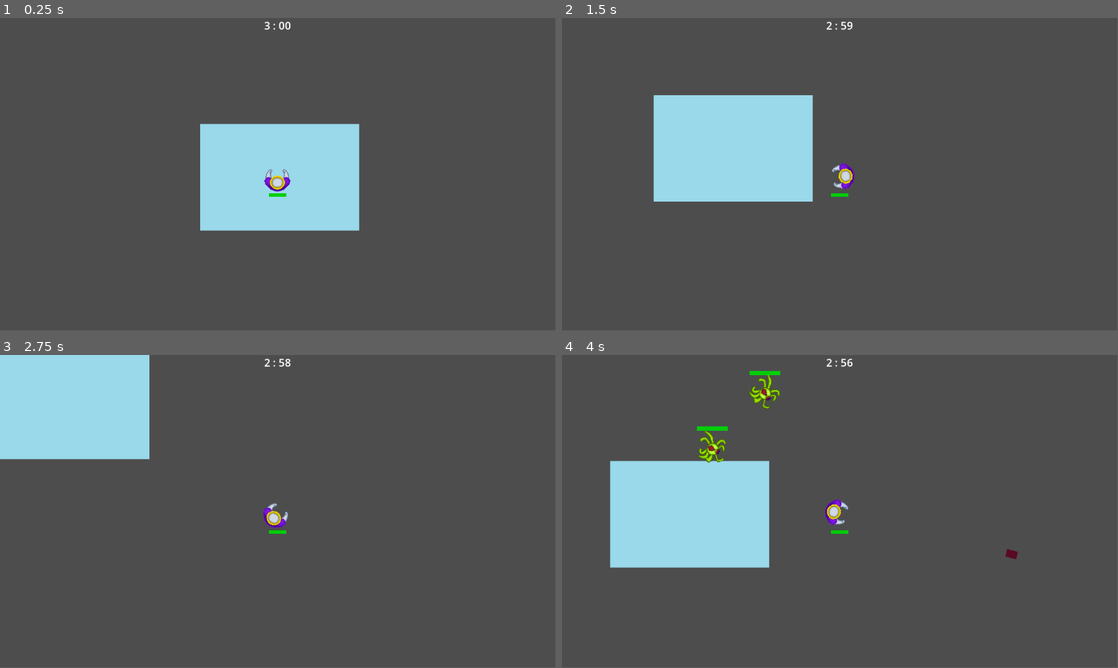
Above: before the commit, frames 1-4 (two rows, left to right).
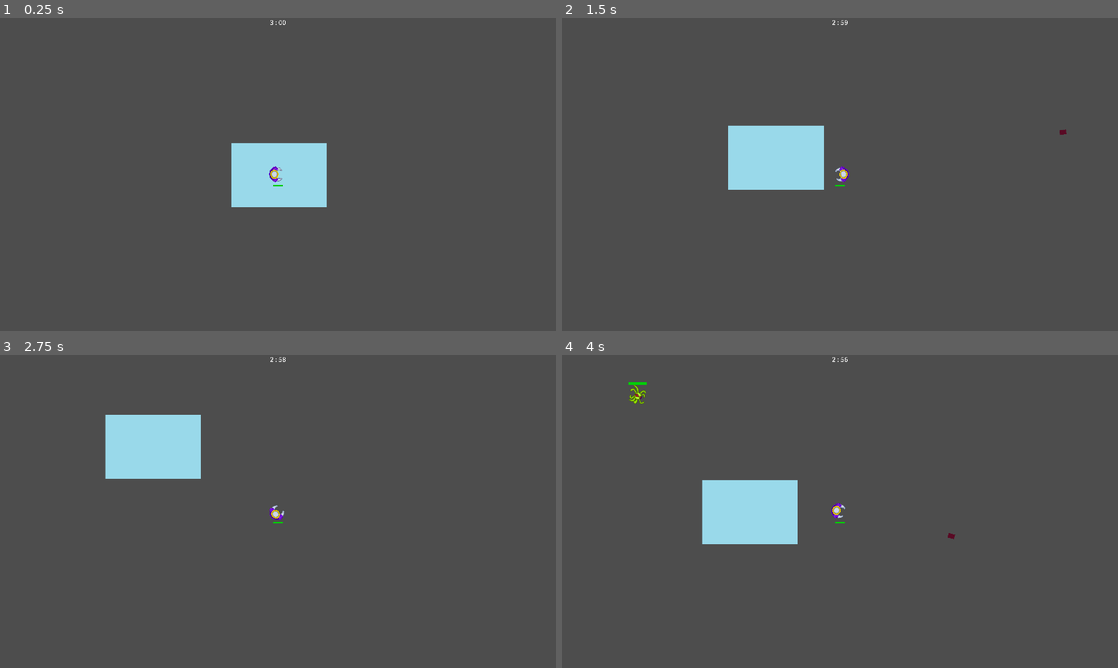
Above: after the commit, the same moments.

Repository: MichaelFar/Metalheads-and-Monarchs
Game: Godot game, scene res://Scenes/debug_ai_level.tscn
The game is run twice, just before and just after one commit, with the same random seed, the same clock (stepped at 60 frames per second) and the same inputs.
Inputs (mouse positions are in pixels of both pictures, inside the frame that each line leads up to):
- Up to frame 1 (0.25 s): no input
- Up to frame 2 (1.5 s): tap Enter at 0.5 s; move the mouse to (962, 158) at 0.52 s; press the mouse at (962, 158) at 0.53 s; hold D (Right) 0.53-1.28 s; move the mouse to (728, 190) at 1.27 s; release the mouse at (728, 190) at 1.28 s; hold S (Down) from 1.28 s (still down); tap Mouse wheel down (Switch_weapon_down) at 1.35 s
- Up to frame 3 (2.75 s): move the mouse to (333, 442) at 2.02 s; release S (Down) at 2.03 s; hold D (Right) from 2.03 s (still down); tap Mouse wheel up (Switch_weapon_up) at 2.1 s
- Up to frame 4 (4 s): move the mouse to (812, 574) at 2.77 s; release D (Right) at 2.78 s; hold W (Up) 2.78-3.53 s; tap M (spawn) at 2.85 s; move the mouse to (1006, 558) at 3.52 s; press the mouse at (1006, 558) at 3.53 s; hold A (Left) from 3.53 s (still down)
In our replay, the window is 799x449 before the commit and 800x450 after it. These sizes can differ from the game's own. Grey fills any space a smaller window leaves; there, only what the larger window draws over its background counts as a difference.

The runs differ from the first frame. In frame 1, 6.7% of the frame differs, in the area x 36-65%, y 0-68%; in frame 2, 7.4%; in frame 3, 11%, in the area x 0-53%, y 0-58%; in frame 4, 9.6%.

Commit message:
Bullet class experiments

Diff:
--- a/Projectiles/bullet.tscn
+++ b/Projectiles/bullet.tscn
@@ -33,6 +33,6 @@
 shape = SubResource("CapsuleShape2D_l0h65")
 
 [connection signal="timeout" from="Lifetime" to="." method="_on_lifetime_timeout"]
-[connection signal="area_entered" from="Hitbox" to="." method="_on_hitbox_area_entered"]
+[connection signal="area_entered" from="Hitbox" to="." method="area_detection"]
 
 [editable path="Hitbox"]
--- a/Scenes/player.tscn
+++ b/Scenes/player.tscn
@@ -1,10 +1,11 @@
-[gd_scene load_steps=12 format=3 uid="uid://bctihlcscxsex"]
+[gd_scene load_steps=13 format=3 uid="uid://bctihlcscxsex"]
 
 [ext_resource type="Script" path="res://Scripts/player.gd" id="1_a1pkj"]
 [ext_resource type="Texture2D" uid="uid://byum858vjms7k" path="res://Sprites/Monarch 10_27.png" id="2_s88yn"]
 [ext_resource type="PackedScene" uid="uid://bo7atiusshn2u" path="res://Scenes/screen_text.tscn" id="3_s6lj3"]
 [ext_resource type="PackedScene" uid="uid://qsyon56njct6" path="res://Scenes/playerweapon_changer.tscn" id="4_5tbpb"]
 [ext_resource type="PackedScene" uid="uid://ccehvpa1qxbu8" path="res://Projectiles/bullet.tscn" id="4_k33jy"]
+[ext_resource type="PackedScene" uid="uid://blhxraqgaht4t" path="res://test_bullet_2.tscn" id="7_t8rsk"]
 [ext_resource type="PackedScene" uid="uid://cscwrtnkcq8r5" path="res://Scenes/hurtbox.tscn" id="7_w5vy5"]
 [ext_resource type="PackedScene" uid="uid://ch5u5wujtbli8" path="res://Scenes/healthbar.tscn" id="8_h3l8k"]
 [ext_resource type="PackedScene" uid="uid://bmjjbqwr57nge" path="res://Scenes/spawner.tscn" id="9_5t8gu"]
@@ -55,11 +56,11 @@
 shape = SubResource("CircleShape2D_3vkrt")
 
 [node name="Camera2D" type="Camera2D" parent="."]
-position = Vector2(0, -5)
 
 [node name="ScreenText" parent="Camera2D" instance=ExtResource("3_s6lj3")]
 offset_top = 20.0
 offset_bottom = 20.0
+metadata/_edit_use_anchors_ = true
 
 [node name="Cooldown_timer" type="Timer" parent="."]
 wait_time = 0.291
@@ -71,15 +72,17 @@
 gun_offset = NodePath("../Graphics/Gun_offset")
 
 [node name="ResourcePreloader" type="ResourcePreloader" parent="."]
-resources = [PackedStringArray("bullet"), [ExtResource("4_k33jy")]]
+resources = [PackedStringArray("bullet", "test_bullet_2"), [ExtResource("4_k33jy"), ExtResource("7_t8rsk")]]
 
 [node name="Control" parent="." instance=ExtResource("8_h3l8k")]
+metadata/_edit_use_anchors_ = true
 
 [node name="ProgressBar" parent="Control" index="0"]
 offset_left = -18.0
 offset_top = 35.0
 offset_right = 18.0
 offset_bottom = 42.0
+metadata/_edit_use_anchors_ = true
 
 [node name="Spawner" parent="." instance=ExtResource("9_5t8gu")]
 
--- a/Scripts/chase_ai.gd
+++ b/Scripts/chase_ai.gd
@@ -63,8 +63,6 @@
 				print("Shader is now unapplied")
 		move_and_slide()
 
-
-
 func _on_hurtbox_area_entered(area):
 	if(area.name == "Hitbox" && !area.owner.has_method("get_node_type")):
 
--- a/Scripts/globals.gd
+++ b/Scripts/globals.gd
@@ -7,6 +7,7 @@
 var activeEnemies = []
 
 func reset_game():
+
 	var newPlayer = preload("res://Scenes/player.tscn")
 	for i in activeEnemies:
 		i.queue_free()
--- a/Scripts/playerbullet.gd
+++ b/Scripts/playerbullet.gd
@@ -1,31 +1,34 @@
 extends CharacterBody2D
+
+class_name bullet
+
 @export var speed = 2500
 
 @export var damage = 10.0
-@export var spreadRange : float = 500.0
+@export var spreadRange : float = 250.0
 @export var KBStrength = 0.5 #This is multiplied by the enemy's max speed to get knockback value
 var yInfluence = 0.0
 var xInfluence = 0.0
 var influenceVector = Vector2.ZERO
 
 func _ready():
-	look_at(transform.x)
-	var randObj = RandomNumberGenerator.new()
-	xInfluence = randObj.randf_range(-1.0 * spreadRange, spreadRange)
-	yInfluence = randObj.randf_range(-1.0 * spreadRange, spreadRange)
-	influenceVector = Vector2(xInfluence, yInfluence)
+
+	initialize()
 
 func _physics_process(delta):
 
-	velocity = transform.x * speed
-	velocity += influenceVector.normalized() * yInfluence
-	move_and_slide()
+	move_bullet()
 
 func _on_lifetime_timeout():
 	queue_free()
 
 
-func _on_hitbox_area_entered(area):
+func move_bullet():
+	velocity = transform.x * speed
+	velocity += influenceVector
+	move_and_slide()
+
+func area_detection(area):
 	if(area.name == "Hurtbox" || area.name == "obstacle"):
 		if(area.has_method("get_node_type")):
 			if(area.get_node_type() == 'enemy'):
@@ -34,3 +37,10 @@
 				return
 
 		queue_free()
+
+
+func initialize():
+	var randObj = RandomNumberGenerator.new()
+	xInfluence = randObj.randf_range(-1.0 * spreadRange, spreadRange)
+	yInfluence = randObj.randf_range(-1.0 * spreadRange, spreadRange)
+	influenceVector = Vector2(xInfluence, yInfluence)
--- /dev/null
+++ b/Scripts/testBullet2.gd
@@ -0,0 +1,13 @@
+extends bullet
+
+class_name testBullet2
+
+func _ready():
+	initialize()
+
+func _physics_process(delta):
+	queue_free()
+
+func area_detection(area):
+
+	queue_free()
--- a/project.godot
+++ b/project.godot
@@ -18,6 +18,12 @@
 [autoload]
 
 Globals="*res://Scripts/globals.gd"
+
+[display]
+
+window/size/viewport_width=1920
+window/size/viewport_height=1080
+window/stretch/mode="viewport"
 
 [input]
 
--- /dev/null
+++ b/test_bullet_2.tscn
@@ -0,0 +1,35 @@
+[gd_scene load_steps=5 format=3 uid="uid://blhxraqgaht4t"]
+
+[ext_resource type="Script" path="res://Scripts/testBullet2.gd" id="1_dwkal"]
+[ext_resource type="Texture2D" uid="uid://crqreufycqcyy" path="res://Sprites/testspriteplayer.png" id="2_h6gby"]
+[ext_resource type="PackedScene" uid="uid://8r5df653l7cy" path="res://Scenes/hitbox.tscn" id="3_cw6jt"]
+
+[sub_resource type="CapsuleShape2D" id="CapsuleShape2D_5o4rn"]
+radius = 8.0
+height = 24.0
+
+[node name="testBullet2" type="CharacterBody2D"]
+script = ExtResource("1_dwkal")
+
+[node name="Sprite2D" type="Sprite2D" parent="."]
+self_modulate = Color(0.376471, 0.376471, 1, 1)
+z_index = -1
+position = Vector2(-2.98023e-07, -0.5)
+rotation = 1.5708
+scale = Vector2(0.5, 0.71875)
+texture = ExtResource("2_h6gby")
+
+[node name="Lifetime" type="Timer" parent="."]
+one_shot = true
+
+[node name="Hitbox" parent="." instance=ExtResource("3_cw6jt")]
+collision_layer = 2
+collision_mask = 8
+
+[node name="CollisionShape2D" parent="Hitbox" index="0"]
+rotation = 1.5708
+shape = SubResource("CapsuleShape2D_5o4rn")
+
+[connection signal="area_entered" from="Hitbox" to="." method="area_detection"]
+
+[editable path="Hitbox"]
Binary file added: Backround(1).png
Not shown, added: Backround(1).png.import
Not shown, changed: export_presets.cfg
Not shown, added: tes44E2.tmp
